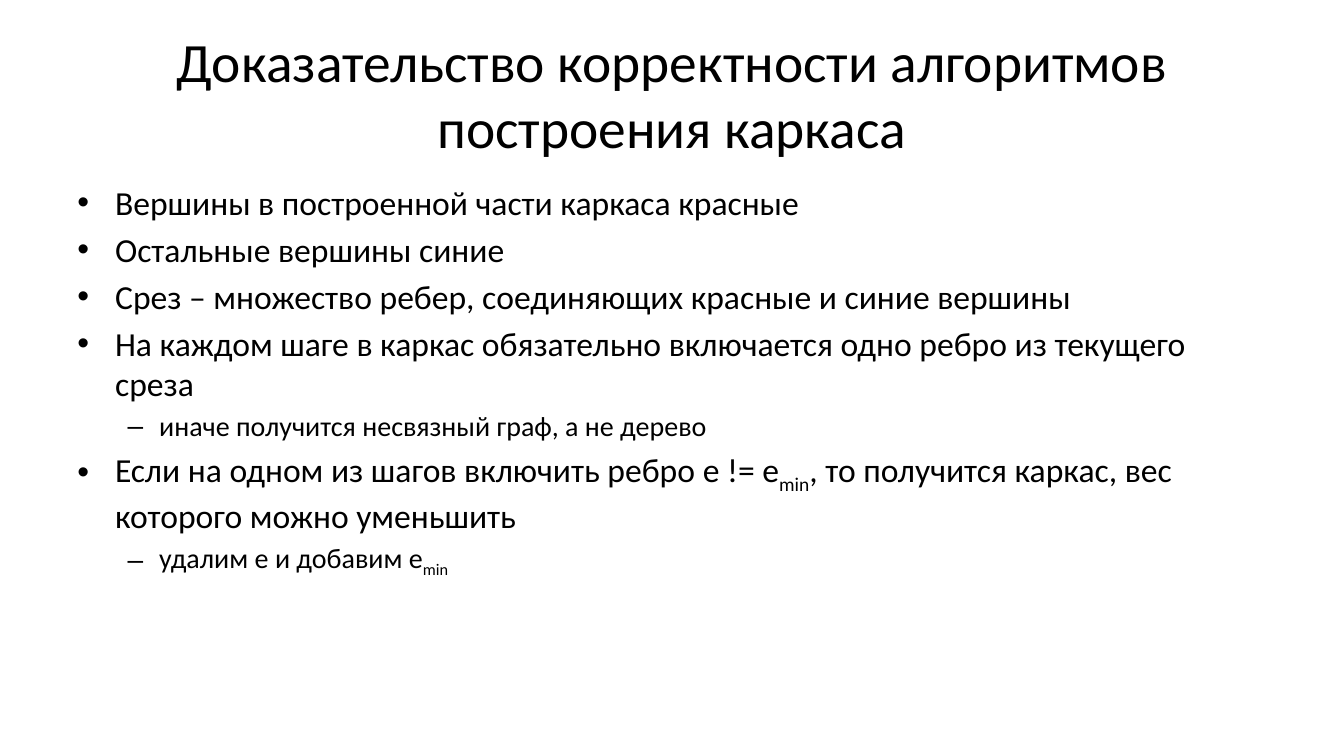
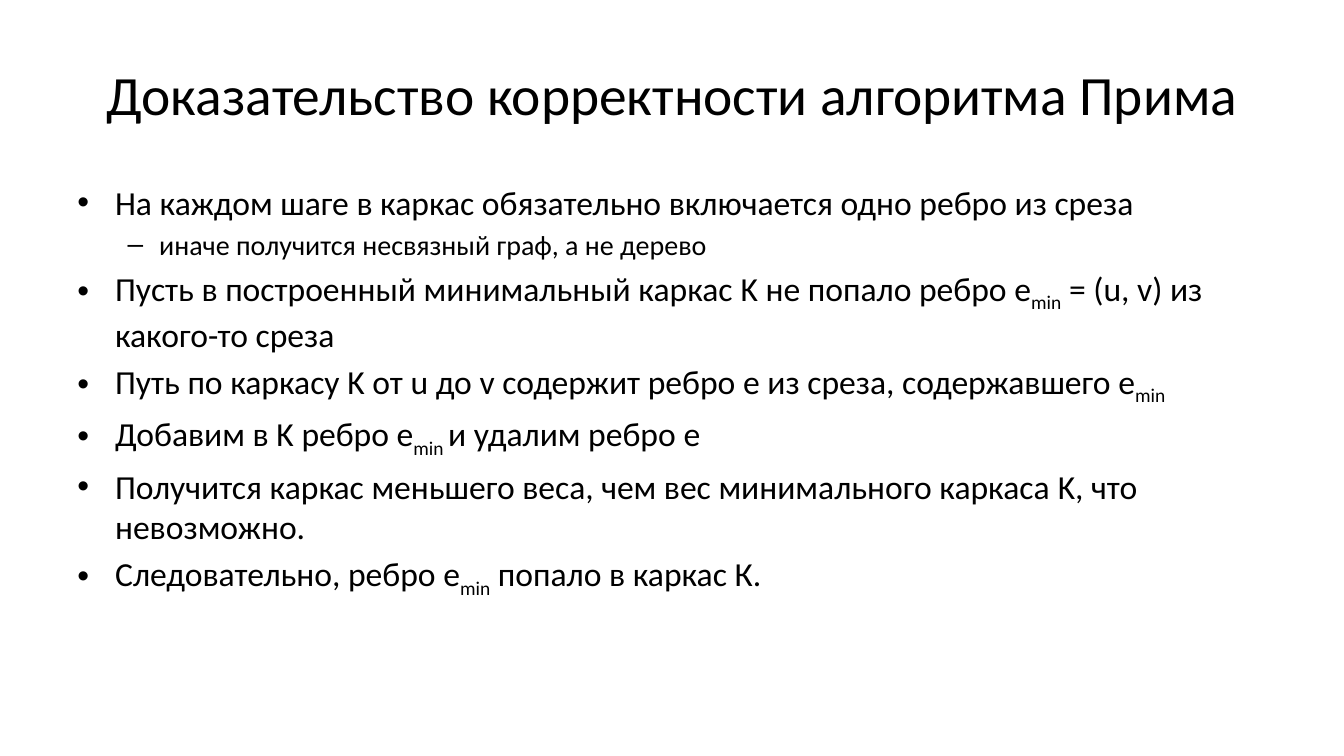
Before and after one commit to Evgueni-Petrov-aka-espetrov/Algorithms-and-Programming-in-C-pptx, a slide deck: slide 28 of 16 Обходы и каркасы графа.pptx (slide 41 before the commit). Drawn at 1344x756 pixels with LibreOffice and Linux fonts; fonts in the diff are those of the drawing. Boxes give left, top, right and bottom in pixels: in the first picture for what was removed or moved away, otherwise in the second. Text is boxed around its words. In the diff, an @@ line names an element or a change of style, - is before the commit and + after.

Commit message:
правильное доказательство корректности алг. Прима

```diff
--- a/16 Обходы и каркасы графа.pptx
+++ b/16 Обходы и каркасы графа.pptx
@@ title at (106, 79, 1238, 124): text changed @@
-Доказательство корректности алгоритмов построения каркаса
+Доказательство корректности алгоритма Прима
@@ text at (115, 192, 1134, 221): text changed @@
-• Вершины в построенной части каркаса красные
-• Остальные вершины синие
-• Срез – множество ребер, соединяющих красные и синие вершины
-• На каждом шаге в каркас обязательно включается одно ребро из текущего среза
+• На каждом шаге в каркас обязательно включается одно ребро из среза
@@ text at (115, 276, 1202, 592): text changed @@
-• Если на одном из шагов включить ребро e != emin, то получится каркас, вес которого можно уменьшить
-  – удалим e и добавим emin
+• Пусть в построенный минимальный каркас K не попало ребро emin = (u, v) из какого-то среза
+• Путь по каркасу K от u до v содержит ребро e из среза, содержавшего emin
+• Добавим в K ребро emin и удалим ребро e
+• Получится каркас меньшего веса, чем вес минимального каркаса K, что невозможно.
+• Следовательно, ребро emin попало в каркас К.
```
Also in this commit, not shown: 17 other slides changed, 12 slides added, 33 slides removed.
